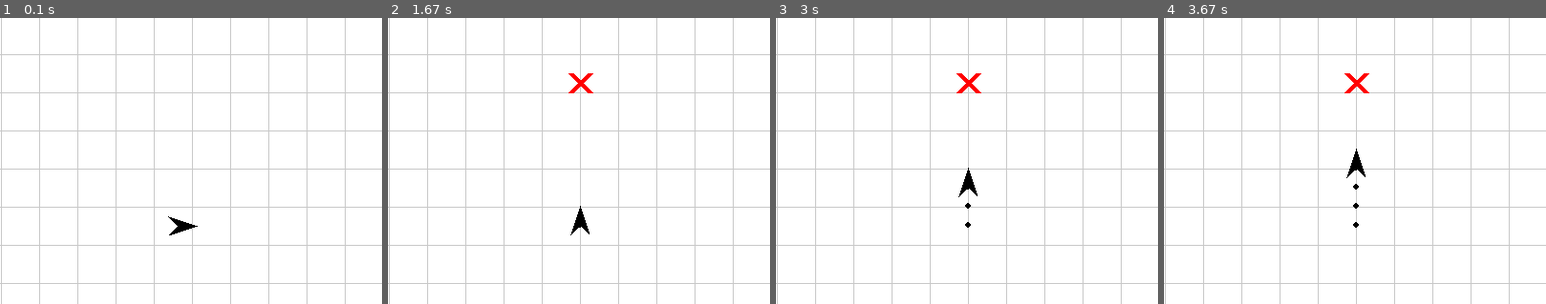
Above: before the commit, frames 1-4 (left to right).
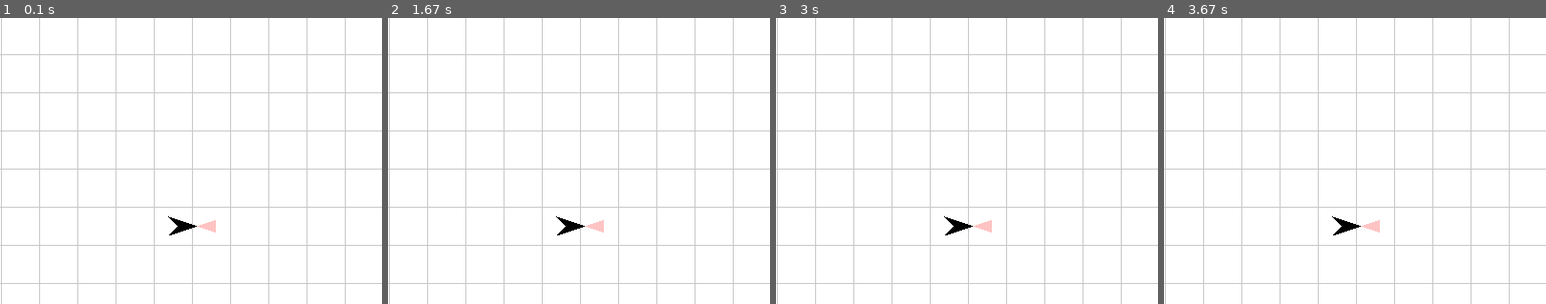
Above: after the commit, the same moments.

Repository: Skageb/wheely_wayfinder
Game: pygame game, started from demo.py
Two runs of this game, one before a commit and one after it. Both use one fixed random seed, a clock stepped at 60 frames per second and the inputs below.
Inputs:
- Up to frame 1 (0.1 s): no input
- Up to frame 2 (1.67 s): tap 3 at 0.33 s; tap 4 at 0.67 s
- Up to frame 3 (3 s): tap 5 at 2.13 s
- Up to frame 4 (3.67 s): no input
The pictures show only the part of the screen within x 25-75%, y 14-64%; the shares and areas given below are measured in that part.

The runs differ from the first frame. In frame 1, 0.1% of the frame differs, in the area x 51-57%, y 70-75%; in frame 2, 0.6%; in frame 3, 0.7%; in frame 4, 0.7%, in the area x 44-57%, y 19-76%.

Commit message:
Signing off, added aruco markers

Diff:
--- a/pygame_demo.py
+++ b/pygame_demo.py
@@ -24,7 +24,7 @@
         GREEN = (34, 139, 34)
 
 
-        CONTROLLER = 0  # For testing, 1 for aruco, 0 for keyboard
+        CONTROLLER = 1  # For testing, 1 for aruco, 0 for keyboard
 
 
         def draw_stippled_line(surface, color, start_pos, end_pos, segments=200):
@@ -106,12 +106,28 @@
                 self.type = type
                 self.duration = duration
 
+
+        class ArucoMarker(pygame.sprite.Sprite):
+            def __init__(self, image_path, position):
+                super().__init__()
+                # Load the image and scale it
+                self.image = pygame.image.load(image_path).convert_alpha()
+                self.image = pygame.transform.scale(self.image, (30, 30))
+
+                # Set the position of the sprite
+                self.rect = self.image.get_rect(topleft=position)
+
         # Arrow Class
         class Arrow(pygame.sprite.Sprite):
             def __init__(self, x, y):
                 super().__init__()
                 self.original_image = pygame.Surface((50, 20), pygame.SRCALPHA)
                 pygame.draw.polygon(self.original_image, (0, 0, 0), [(0, 0), (30, 10), (0, 20), (10, 10)])
+                cone_length = 30  # Adjust as needed
+                cone_width = 20   # Adjust as needed
+                pygame.draw.polygon(self.original_image, (255, 0, 0, 60), [(30, 10), (30 + cone_length, 10 - cone_width // 2), (30 + cone_length, 10 + cone_width // 2)])
+
+
                 self.image = self.original_image
                 self.rect = self.image.get_rect(center=(x, y))
                 self.direction = pygame.math.Vector2(SPEED, 0)
@@ -278,7 +294,7 @@
 
 
             def store_remaining_movement(self):
-                if len(self.pending_instructions > 0):
+                if len(self.pending_instructions) > 0:
                     self.pending_instructions.pop(0)
                     self.pending_instructions.insert(0, instructions("forward", self.move_timer/1000))
 
@@ -294,8 +310,9 @@
                     pygame.draw.circle(surface, (0, 0, 0), (int(point.x), int(point.y)), 3)
 
         # Setup the screen
+        aruco_markers = pygame.sprite.Group()
         obstacles = []
-        screen = pygame.display.set_mode((SCREEN_WIDTH, SCREEN_HEIGHT))
+        screen = pygame.display.set_mode((SCREEN_WIDTH, SCREEN_HEIGHT), pygame.DOUBLEBUF, 32)
         pygame.display.set_caption("Wheely Wayfinder simulator")
 
         # Create an arrow
@@ -350,6 +367,7 @@
                 try:
                     new_id = shared_aruco_queue.get_nowait()  # Non-blocking get
                     # Execute the corresponding function
+                    aruco_markers.add(ArucoMarker("aruco_marker.png", tuple((arrow.position + arrow.direction.normalize() * 40))))
                     if new_id == 2:
                         arrow.instructions_2()
                     if new_id == 3:
@@ -365,12 +383,16 @@
             elif CONTROLLER == 0:
                 if keys[pygame.K_2]:
                     arrow.instructions_2()
+                    aruco_markers.add(ArucoMarker("aruco_marker.png", tuple((arrow.position + arrow.direction.normalize() * 40))))
                 if keys[pygame.K_3]:
                     arrow.instructions_3()
+                    aruco_markers.add(ArucoMarker("aruco_marker.png", tuple((arrow.position + arrow.direction.normalize() * 40))))
                 if keys[pygame.K_4]:
                     arrow.instructions_4()
+                    aruco_markers.add(ArucoMarker("aruco_marker.png", tuple((arrow.position + arrow.direction.normalize() * 40))))
                 if keys[pygame.K_5]:
                     arrow.instructions_5()
+                    aruco_markers.add(ArucoMarker("aruco_marker.png", tuple((arrow.position + arrow.direction.normalize() * 40))))
 
 
             # Draw everything
@@ -378,6 +400,7 @@
             draw_grid(screen, pygame.Color((200, 200, 200)))
             arrow.draw_trail(screen)
             screen.blit(arrow.image, arrow.rect)
+            aruco_markers.draw(screen)
 
             # In your main game loop
             if arrow.simulated_position:
Binary file added: aruco_marker.png
